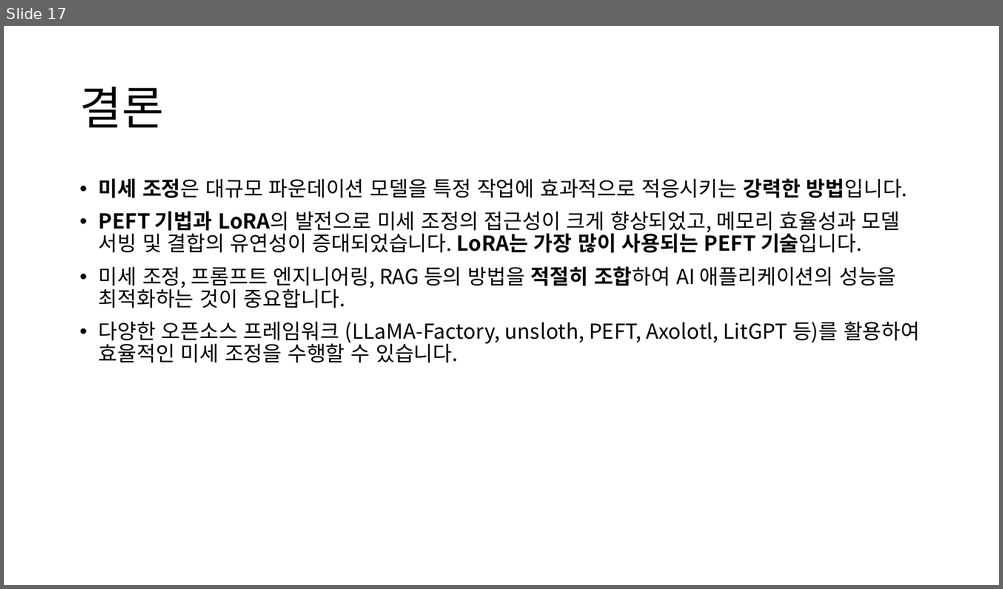
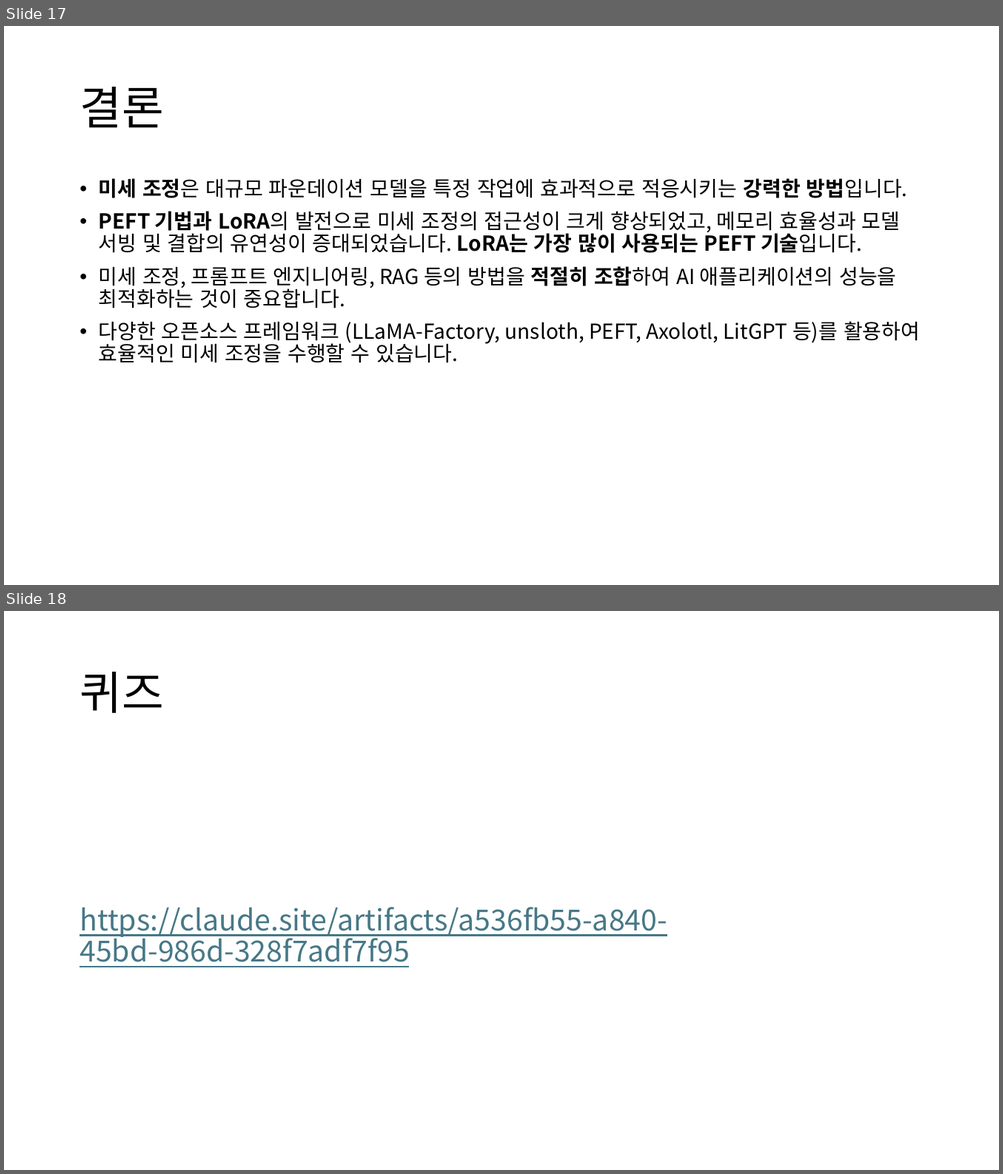
Before and after one commit to restful3/ds4th_study, a slide deck: source/AI_Engineering/Ch07_Finetuning_song.pptx. Shown one above the other, each under a label of ours: slide 17 before the commit, slides 17 and 18 after it. The pictures are 1003x589 and 1003x1174 pixels, drawn with LibreOffice and Linux fonts; fonts in the diff are those of the drawing. Boxes give left, top, right and bottom in pixels: in the first picture for what was removed or moved away, otherwise in the second. Text is boxed around its words. In the diff, an @@ line names an element or a change of style, - is before the commit and + after.

```diff
--- a/source/AI_Engineering/Ch07_Finetuning_song.pptx
+++ b/source/AI_Engineering/Ch07_Finetuning_song.pptx
@@ slide 18 added at (x1=4, y1=611, x2=999, y2=1170), background #FFFFFF @@
@@ title added at (x1=79, y1=672, x2=163, y2=713), 44 pt, text #000000 @@
+퀴즈
@@ text added at (x1=79, y1=907, x2=666, y2=968), 28 pt, text #467886, underline @@
+https://claude.site/artifacts/a536fb55-a840-45bd-986d-328f7adf7f95
```
Also in this commit, not shown: 1 slide changed.
